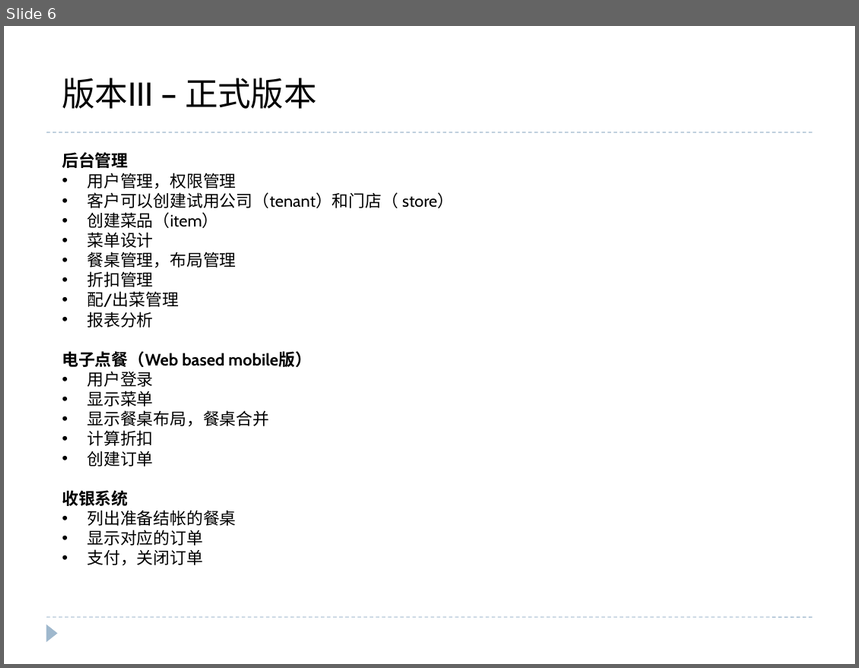
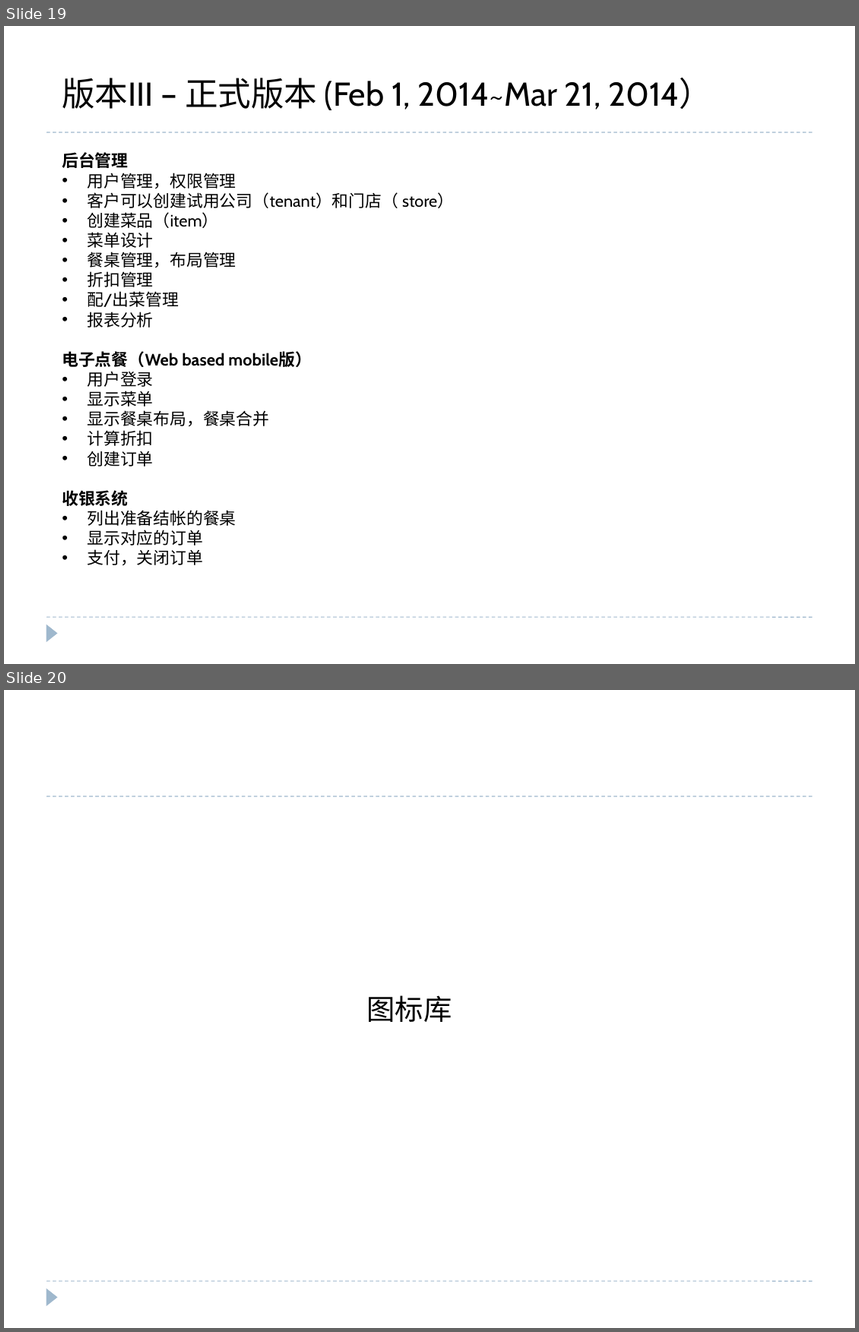
Before and after one commit to sala223/DelicacyFusion, a slide deck: modules/android/android-client/doc/Overview.pptx. Shown one above the other, each under a label of ours: slide 6 before the commit, slides 19 and 20 after it. The pictures are 859x668 and 859x1332 pixels, drawn with LibreOffice and Linux fonts; fonts in the diff are those of the drawing. Boxes give left, top, right and bottom in pixels: in the first picture for what was removed or moved away, otherwise in the second. Text is boxed around its words. In the diff, an @@ line names an element or a change of style, - is before the commit and + after.

```diff
--- a/modules/android/android-client/doc/Overview.pptx
+++ b/modules/android/android-client/doc/Overview.pptx
@@ slide 20 added at bbox=[4, 690, 855, 1328], background #FFFFFF; not listed: 3 template elements that a slide beside it also shows @@
@@ text added at bbox=[367, 996, 452, 1022], 24 pt, text #000000 @@
+图标库
@@ what was slide 6 is now slide 19 @@
@@ slide 19 changed as well @@
@@ text at bbox=[62, 78, 712, 110]: text changed @@
-版本III – 正式版本
+版本III – 正式版本 (Feb 1, 2014~Mar 21, 2014）
```
Also in this commit, not shown: 3 other slides changed, 15 other slides added, 1 slide removed, 10 other files.
